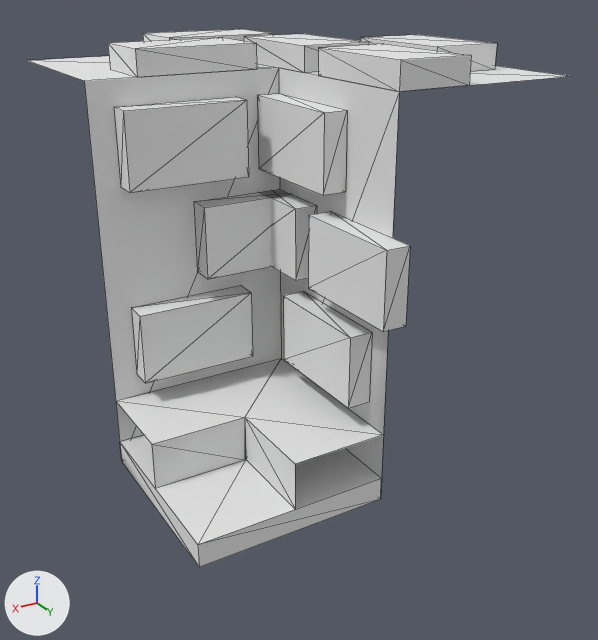
What one commit did to the OBJ model assets/lshape.obj.
Both versions are drawn from a camera (50 mm lens) standing at (1.076, 1.893, 1.241) and looking at (-0.003, 0.096, 0.343). Arrows for +X, +Y and +Z are at lower left; the lights stay in place. The older version comes first. Mesh edges are drawn as thin lines. Where no turn or scale is listed for an object, it has been applied to the vertices. Vertices at exactly the same position are counted once.

Objects in the first picture: 'lshape'.
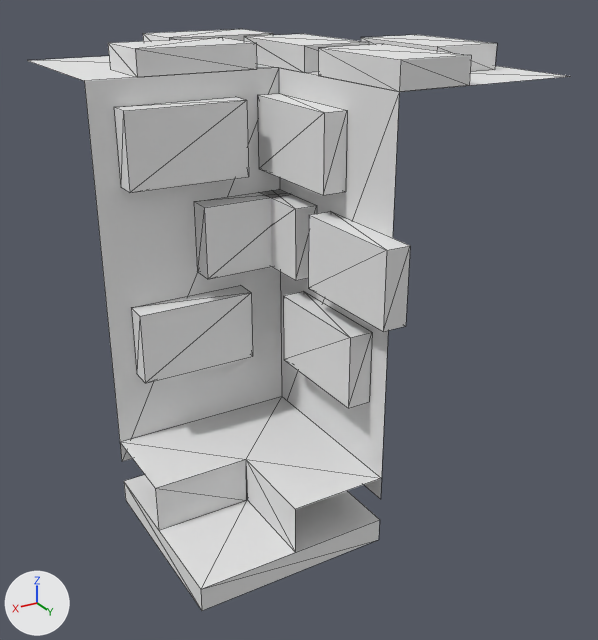
What differs and where, as boxes [x1, y1, x2, y2] in the pictures (598 x 640 px; the box of a moved part takes in the faces that stretch with it):
'lshape', reshaped (8% taller): before [28, 29, 569, 567]; after [28, 29, 569, 611]
part 1 of me_lshape, moved or reshaped: before [116, 358, 383, 567]; after [120, 396, 381, 611]

Patch to the scene script:
```diff
--- a/assets/lshape.obj.py
+++ b/assets/lshape.obj.py
@@ me_lshape @@
 # used by ob_lshape; location = (0.0, 0.0, 0.0)
-me_lshape.from_pydata(...)  # 121 vertices, 144 faces; spans x -0.5..0.5, y -0.5..0.563, z 0.0..1.062
+me_lshape.from_pydata(...)  # 123 vertices, 144 faces; spans x -0.5..0.5, y -0.5..0.563, z -0.125..1.062
+# me_lshape part 1
+# 9 vertices are removed from x 0.0..0.5, y 0.0..0.5, z 0.0..0.188
+# 14 faces are deleted
+# 11 vertices are added at x 0.0..0.5, y 0.0..0.5, z -0.125..-0.062
+# 14 new faces join them
 me_lshape.materials.append(mat_m_b48d6d2a_9c0f_2889_7ff2_2f01569d6069_003)
```
